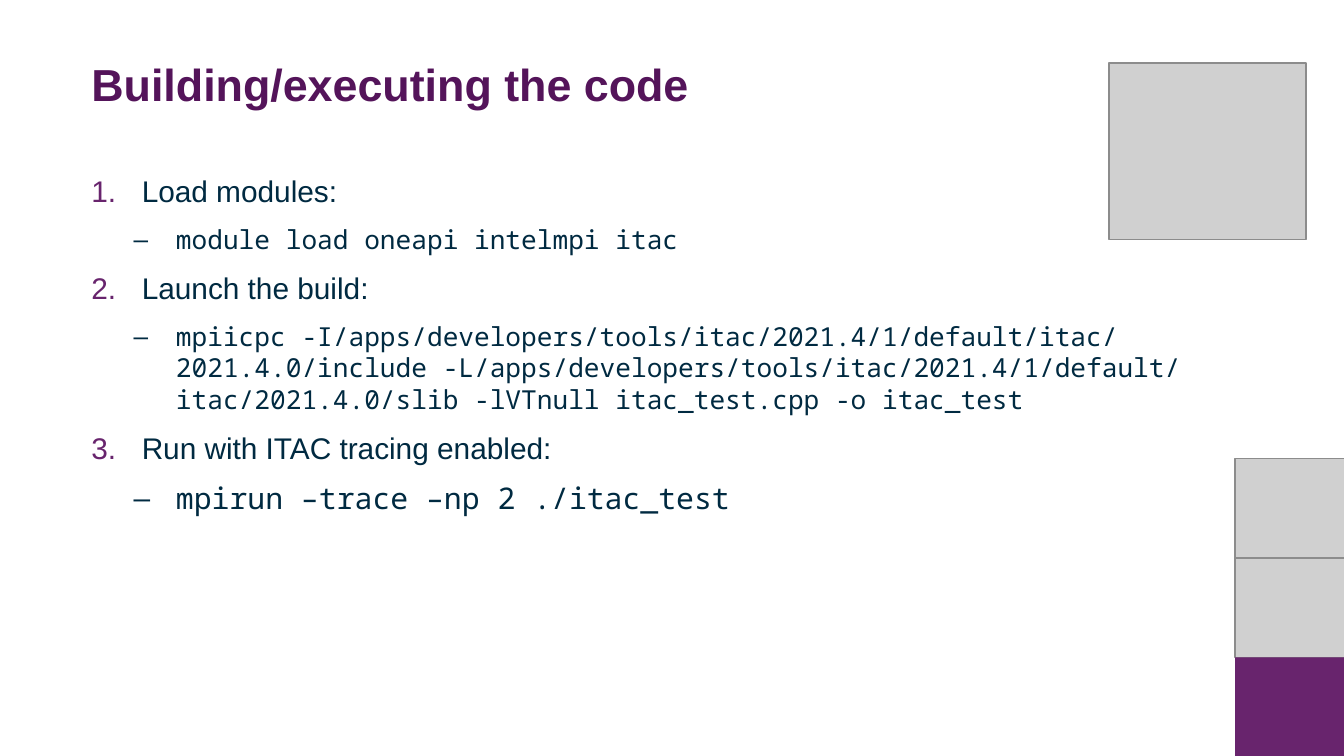
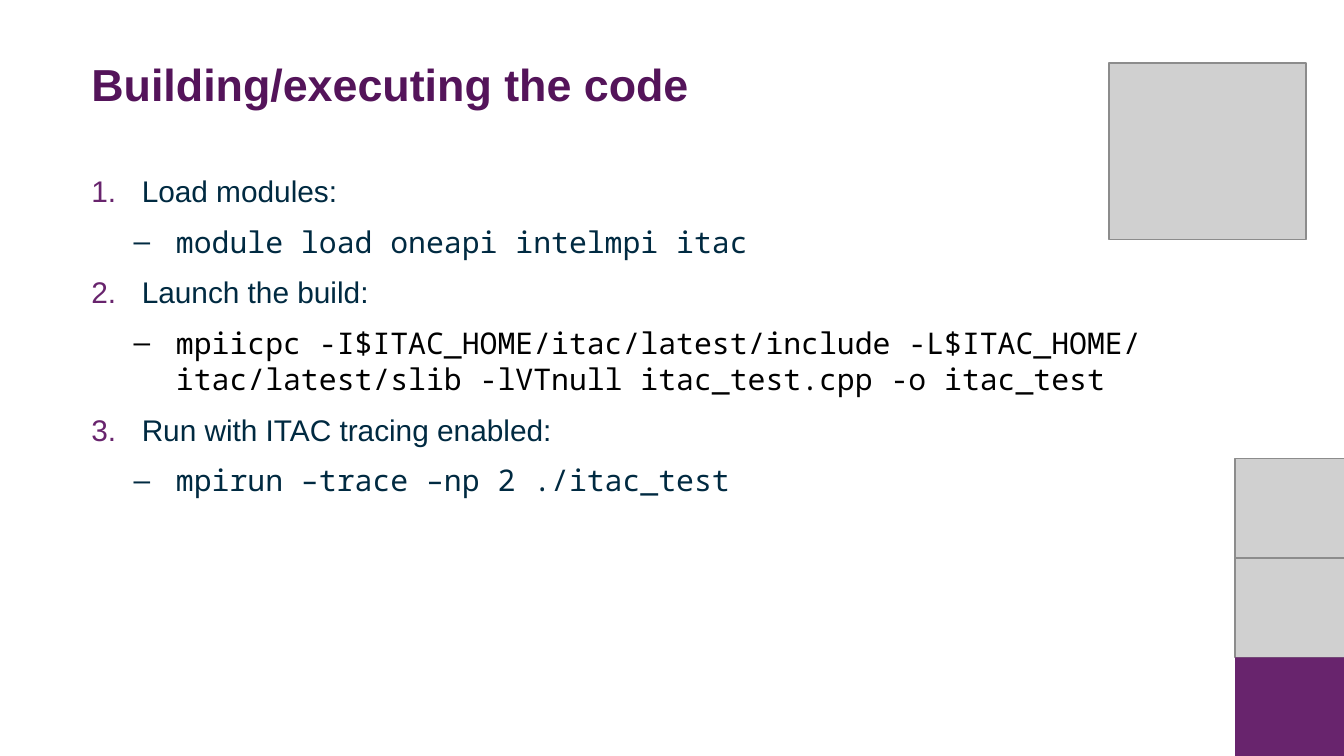
Before and after one commit to DurhamARC/profiling-intel, a slide deck: slide 27 of slides/profiling_with_itac.pptx. Drawn at 1344x756 pixels with LibreOffice and Linux fonts; fonts in the diff are those of the drawing; grey boxes stand for pictures; background and template pictures are left out. Boxes give left, top, right and bottom in pixels: in the first picture for what was removed or moved away, otherwise in the second. Text is boxed around its words. In the diff, an @@ line names an element or a change of style, - is before the commit and + after.

```diff
--- a/slides/profiling_with_itac.pptx
+++ b/slides/profiling_with_itac.pptx
@@ text at (176,230,748,261): size 14 to 16 pt in "module load oneapi intelmpi itac" @@
@@ text at (176,331,1140,398): text changed; size 14 to 16 pt; text colour #002A41 to #000000 @@
-    – mpiicpc -I/apps/developers/tools/itac/2021.4/1/default/itac/2021.4.0/include -L/apps/developers/tools/itac/2021.4/1/default/itac/2021.4.0/slib -lVTnull itac_test.cpp -o itac_test
+    – mpiicpc -I$ITAC_HOME/itac/latest/include -L$ITAC_HOME/itac/latest/slib -lVTnull itac_test.cpp -o itac_test
```
Also in this commit, not shown: 2 other slides changed, 1 other file.
